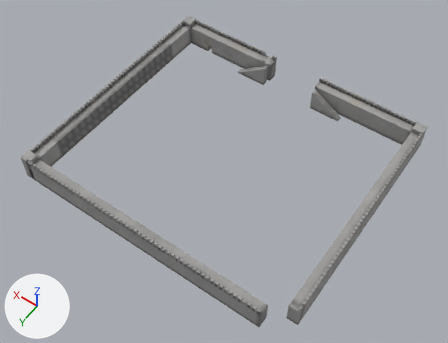
One commit to the glTF model assets/level/garrison/walls.glb: the scene before it, then after it.
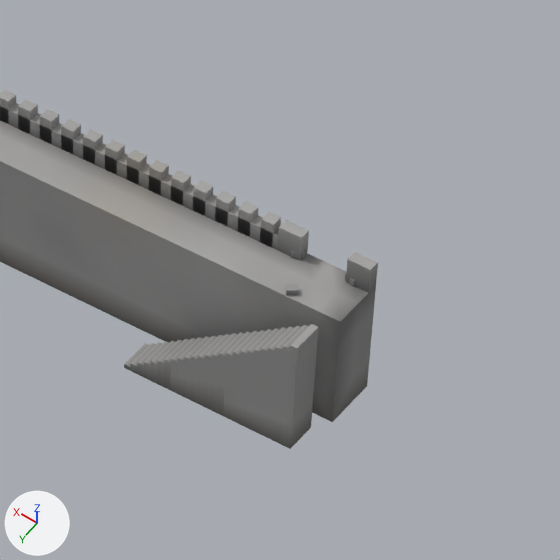
The first picture shows the older version from a 50 mm lens placed at (-49.1, 70.2, 105.4), pointed at (-1.3, 3.3, 0.3). The close-ups show the older and then the newer version on the part from 49% to 68% of the width and 5% to 30% of the height of that picture. Only the edits that show in the close-ups are written down. Every picture has the same lights, and +X, +Y and +Z are marked at lower left. Where no turn or scale is listed for an object, it has been applied to the vertices.

Names of what the first close-up shows: 'curtain_4.021', 'curtain_4.022', 'curtain_4.023', 'curtain_breach_4.001', 'stair_curtain.002' and 1 more.
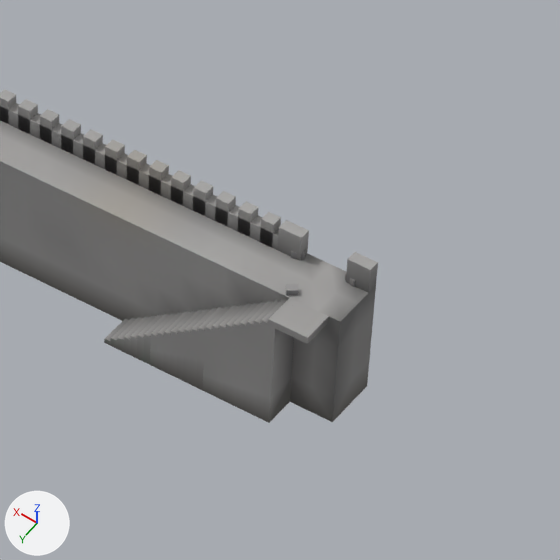
Boxes [x1, y1, x2, y2] around the edits, measured in the close-ups (560 x 560 px):
'stair_curtain.002', moved: before [124, 324, 318, 449]; after [104, 298, 296, 423]
'landing_walk.002', added: after [275, 301, 329, 344]

Patch to the scene script:
```diff
--- a/assets/level/garrison/walls.glb.py
+++ b/assets/level/garrison/walls.glb.py
@@ me_kit_landing_walk_001 @@
+me_kit_landing_walk_001.from_pydata(...)  # a box spanning x -0.7..0.7, y -0.7..0.7, z -0.3..0.0
+me_kit_landing_walk_001.materials.append(mat_ashlar)
@@ ob_stair_curtain_002 @@
 ob_stair_curtain_002 = bpy.data.objects.new('stair_curtain.002', me_kit_stair_curtain_001)
-ob_stair_curtain_002.location = (14.0, -24.6, 0.0)
+ob_stair_curtain_002.location = (15.4, -25.3, 0.0)
@@ ob_landing_walk_002 @@
+ob_landing_walk_002 = bpy.data.objects.new('landing_walk.002', me_kit_landing_walk_001)
+ob_landing_walk_002.location = (7.2, -25.3, 5.0)
```
